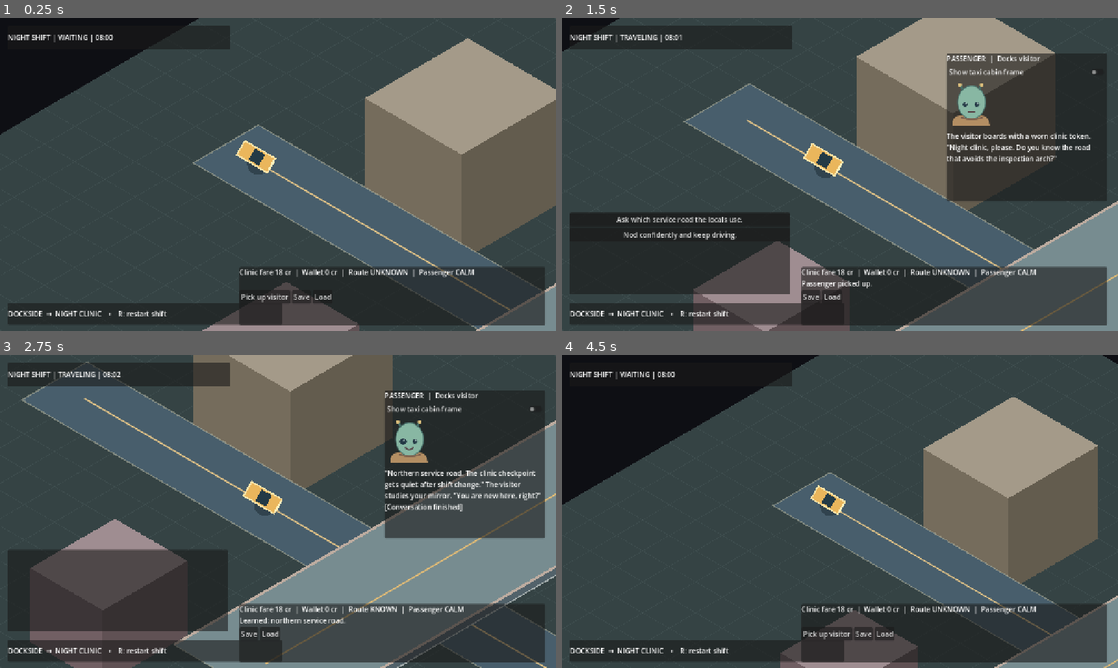
Above: before the commit, frames 1-4 (two rows, left to right).
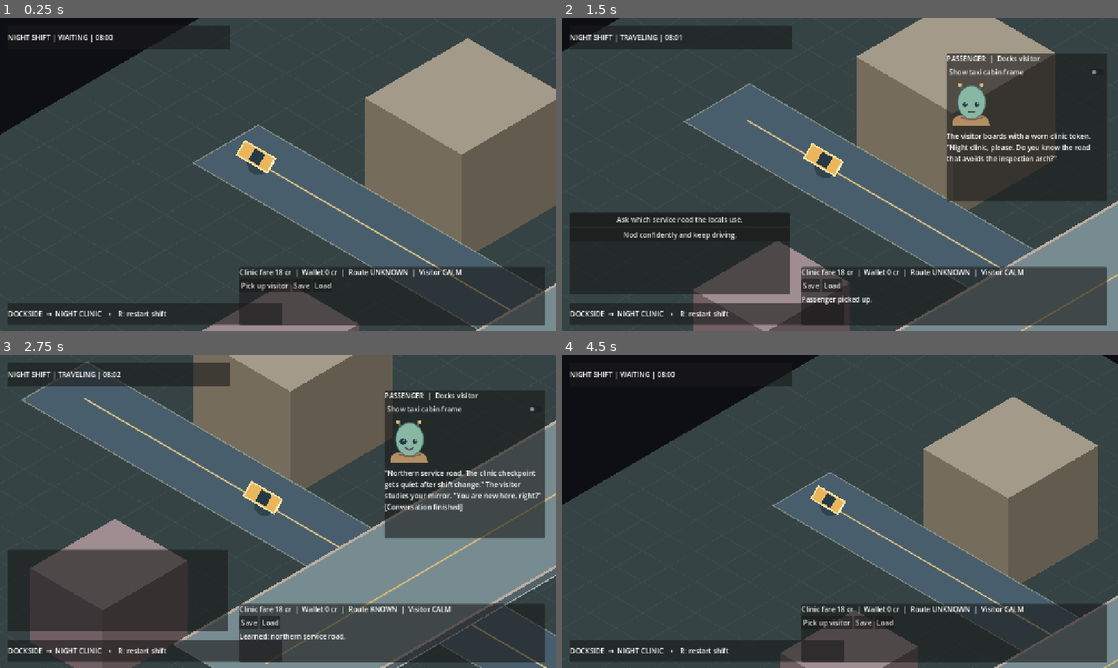
Above: after the commit, the same moments.

Repository: MohamedXIV/outsider-driver-2d
Game: Godot game, scene res://scenes/main.tscn
Same seed, same stepped clock (60 frames per second), same inputs: the game is played once before the commit and once after it.
Inputs:
- Up to frame 1 (0.25 s): no input
- Up to frame 2 (1.5 s): click "Pick up visitor" at 0.5 s; click "Show taxi cabin frame" at 1.25 s
- Up to frame 3 (2.75 s): click "Ask which service road the lo…" at 2 s
- Up to frame 4 (4.5 s): click "Show taxi cabin frame" at 2.75 s; click "Show taxi cabin frame" at 3.5 s; tap Enter at 4.25 s; tap R at 4.35 s

The runs differ from the first frame. In frame 1, 0.7% of the frame differs, in the area x 43-86%, y 80-92%; in frame 2, 0.7%; in frame 3, 0.8%; in frame 4, 0.9%.

Commit message:
fix(p1): preserve pickup controls while separating shift status from notices

Diff:
--- a/scenes/main.tscn
+++ b/scenes/main.tscn
@@ -122,3 +122,7 @@
 [node name="Load" type="Button" parent="HUD/RideBar/RideContent/Actions"]
 layout_mode = 2
 text = "Load"
+
+[node name="Notice" type="Label" parent="HUD/RideBar/RideContent"]
+layout_mode = 2
+text = ""
--- a/scripts/main.gd
+++ b/scripts/main.gd
@@ -10,6 +10,7 @@
 @onready var _portrait: PassengerPresenter = $HUD/PassengerPanel/PassengerBody/AvatarCanvas
 @onready var _frame_toggle: CheckButton = $HUD/PassengerPanel/PassengerBody/FrameToggle
 @onready var _ride_state: Label = $HUD/RideBar/RideContent/RideState
+@onready var _notice_label: Label = $HUD/RideBar/RideContent/Notice
 @onready var _pickup_button: Button = $HUD/RideBar/RideContent/Actions/Pickup
 @onready var _arrival_button: Button = $HUD/RideBar/RideContent/Actions/Arrived
 @onready var _save_button: Button = $HUD/RideBar/RideContent/Actions/Save
@@ -181,9 +182,10 @@
 	]
 	var route_hint: String = "KNOWN" if _session.known_facts.has("docks-route") else "UNKNOWN"
 	var passenger_hint: String = "WATCHFUL" if _session.suspicion > 0 else "CALM"
-	_ride_state.text = "Clinic fare %d cr  |  Wallet %d cr  |  Route %s  |  Passenger %s\n%s" % [
-		GameSession.FARE_CREDITS, _session.credits, route_hint, passenger_hint, _notice
+	_ride_state.text = "Clinic fare %d cr  |  Wallet %d cr  |  Route %s  |  Visitor %s" % [
+		GameSession.FARE_CREDITS, _session.credits, route_hint, passenger_hint
 	]
+	_notice_label.text = _notice
 	if OS.has_feature("web"):
 		var phase_name: String = status_text.to_lower()
 		var web_state: String = "Object.assign(document.documentElement.dataset,{ridePhase:'%s',rideCredits:'%d',rideSuspicion:'%d',rideFacts:'%d',rideClock:'%.3f',passengerVisible:'%s',choiceVisible:'%s',choiceCount:'%d',arrivalOffer:'%s'})" % [
